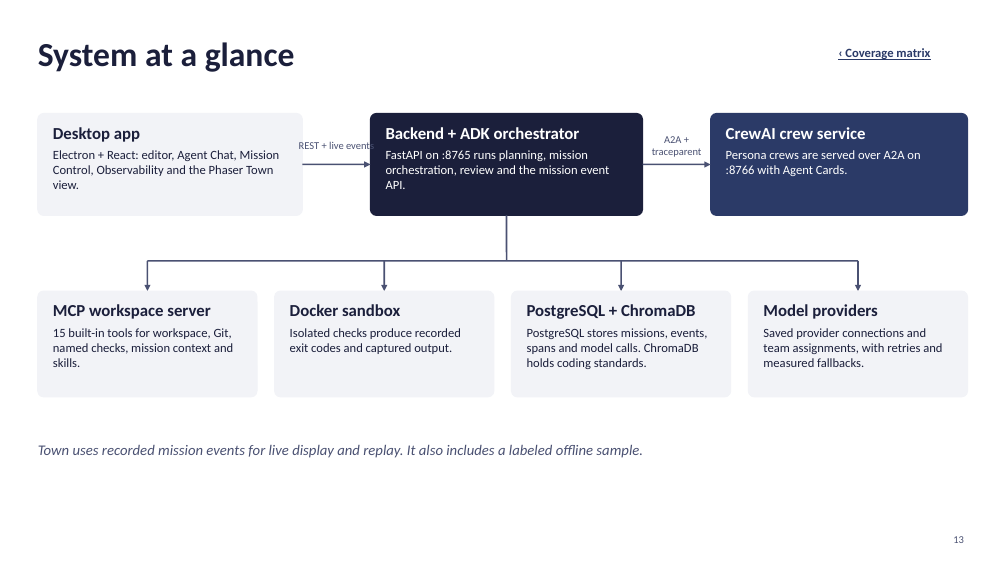
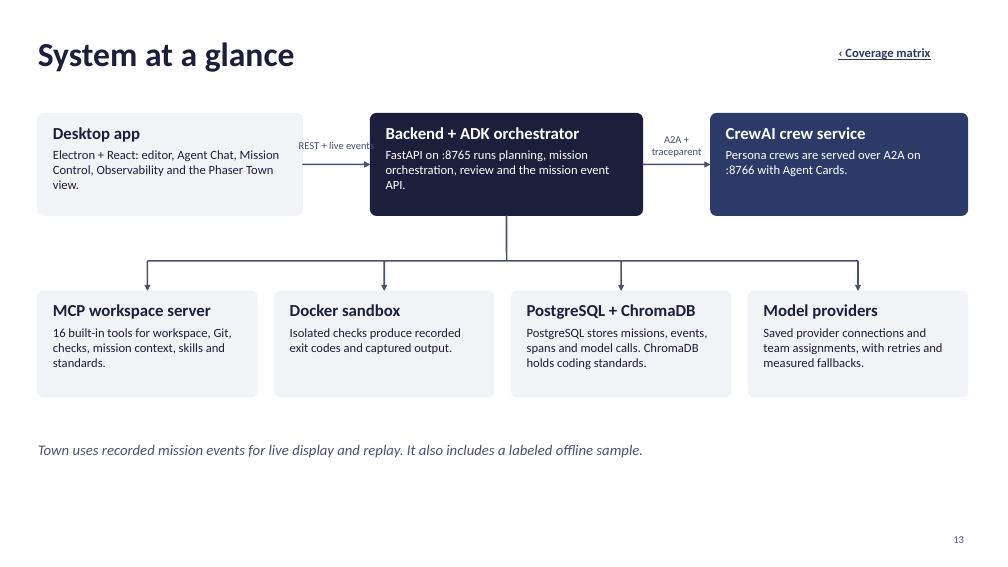
Before and after one commit to Cykikz/HEX, a slide deck: slide 13 of HEX_Mind_Requirements_Coverage_v2.pptx. Drawn at 1008x567 pixels with LibreOffice and Linux fonts; fonts in the diff are those of the drawing. Boxes give left, top, right and bottom in pixels: in the first picture for what was removed or moved away, otherwise in the second. Text is boxed around its words. In the diff, an @@ line names an element or a change of style, - is before the commit and + after.

Commit message:
Add offline standards search to the workspace MCP server

```diff
--- a/HEX_Mind_Requirements_Coverage_v2.pptx
+++ b/HEX_Mind_Requirements_Coverage_v2.pptx
@@ text at [53, 328, 232, 367]: text changed @@
-15 built-in tools for workspace, Git, named checks, mission context and skills.
+16 built-in tools for workspace, Git, checks, mission context, skills and standards.
```
Also in this commit, not shown: 2 other slides changed, 11 other files.
